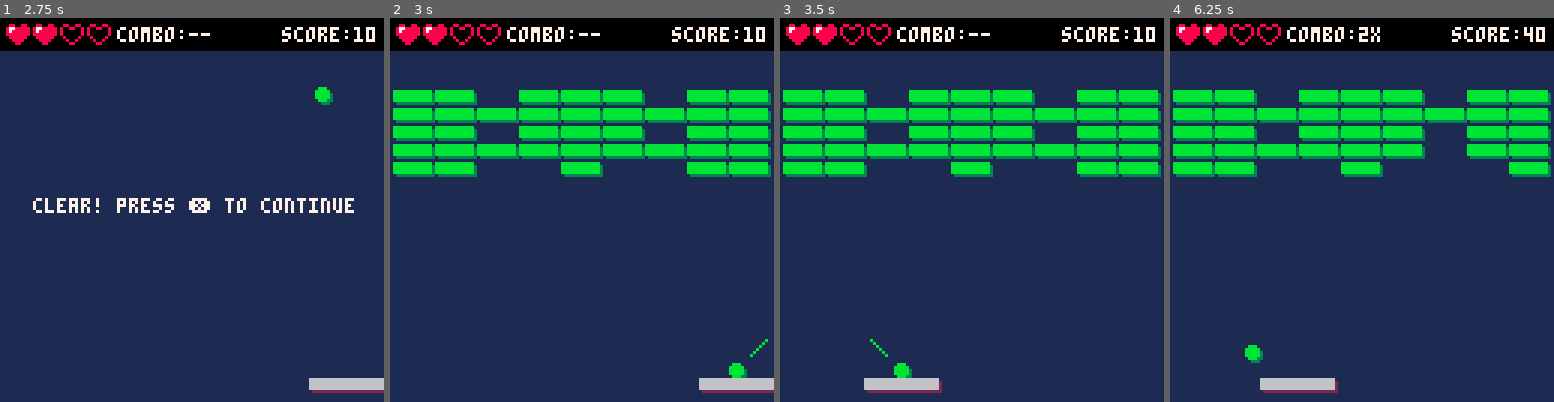
Above: before the commit, frames 1-4 (left to right).
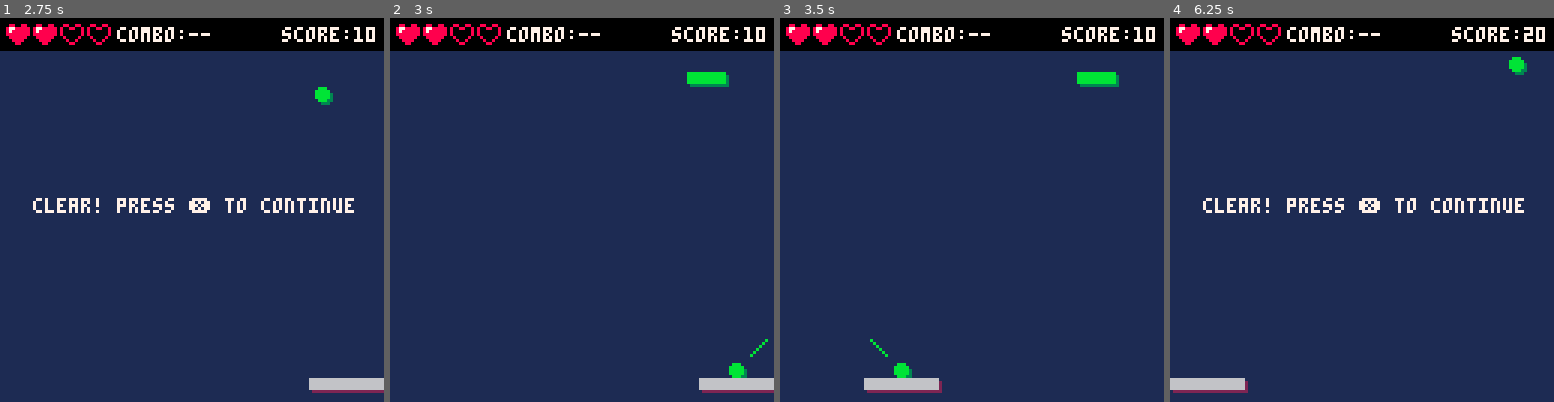
Above: after the commit, the same moments.

Repository: mattmuroya/pico-8
Game: PICO-8 cartridge carts/breakout/breakout.p8
Two runs of this game, one before a commit and one after it. Both use one fixed random seed, a clock stepped at 60 frames per second and the inputs below.
Inputs:
- Up to frame 1 (2.75 s): tap X (X key) at 0.33, 1.07, 1.85 s; hold Right 1.6-2.1 s; hold Right from 2.47 s (still down)
- Up to frame 2 (3 s): keep holding Right; tap X (X key) at 2.97 s
- Up to frame 3 (3.5 s): release Right at 3.03 s; hold Left from 3.08 s (still down)
- Up to frame 4 (6.25 s): release Left at 3.58 s; hold Right 4.02-4.68 s; tap X (X key) at 4.08, 5.2 s; hold Left 5.08-5.68 s; hold Right from 6.08 s (still down)

Frame 1 is identical in both runs. In frame 2, 16% of the frame differs, in the area x 0-100%, y 14-42%; in frame 3, 16%; in frame 4, 18%, in the area x 0-100%, y 2-98%.

Commit message:
Check win condition on clear

Diff:
--- a/carts/breakout/breakout.p8
+++ b/carts/breakout/breakout.p8
@@ -4,9 +4,8 @@
 -- main loop
 
 function _init()
-    cls(1)
     mode = "start"
-
+    -- btn_released = false
     levels = {
         -- level 1
         {
@@ -20,23 +19,25 @@
         },
         -- level 2
         {
-            {0,0,0,0,0,0,0,0,0},
-            {1,1,0,1,1,1,0,1,1},
-            {1,1,1,1,1,1,1,1,1},
-            {1,1,0,1,1,1,0,1,1},
-            {1,1,1,1,1,1,1,1,1},
-            {1,1,0,0,1,0,0,1,1},
+            -- {0,0,0,0,0,0,0,0,0},
+            -- {1,1,0,1,1,1,0,1,1},
+            -- {1,1,1,1,1,1,1,1,1},
+            -- {1,1,0,1,1,1,0,1,1},
+            -- {1,1,1,1,1,1,1,1,1},
+            -- {1,1,0,0,1,0,0,1,1},
+            {0,0,0,0,0,0,0,1,0}
         },
         -- level 3
         {
-            {0,1,0,0,0,0,0,1,0},
-            {0,0,1,0,0,0,1,0,0},
-            {0,0,1,1,1,1,1,0,0},
-            {0,1,1,0,1,0,1,1,0},
-            {1,1,1,1,1,1,1,1,1},
-            {1,0,1,1,1,1,1,0,1},
-            {1,0,1,0,0,0,1,0,1},
-            {0,0,0,1,0,1,0,0,0},
+            -- {0,1,0,0,0,0,0,1,0},
+            -- {0,0,1,0,0,0,1,0,0},
+            -- {0,0,1,1,1,1,1,0,0},
+            -- {0,1,1,0,1,0,1,1,0},
+            -- {1,1,1,1,1,1,1,1,1},
+            -- {1,0,1,1,1,1,1,0,1},
+            -- {1,0,1,0,0,0,1,0,1},
+            -- {0,0,0,1,0,1,0,0,0},
+            {0,0,0,0,0,0,0,1,0}
         }
     }
 end
@@ -44,15 +45,18 @@
 function _update60()
     if not btn(5) then btn_released = true end
     if mode == "start" then update_start() end
+    if mode == "clear" then update_clear() end
+    if mode == "win" then update_win() end
     if mode == "over" then update_over() end
-    if mode == "clear" then update_clear() end
     if mode == "game" then update_game() end
+    -- btn_released = false
 end
 
 function _draw()
     if mode == "start" then draw_start() end
+    if mode == "clear" then draw_clear() end
+    if mode == "win" then draw_win() end
     if mode == "over" then draw_over() end
-    if mode == "clear" then draw_clear() end
     if mode == "game" then draw_game() end
 end
 
@@ -62,7 +66,6 @@
 function init_game()
     mode = "game"
 
-    btn_released = false
     prev_collided = false
     prev_defl_x = false
 
@@ -90,22 +93,32 @@
 end
 
 function update_start()
-    if btn_released and btn(5) then init_game() end
+    cls(1)
+    if btn_released and btn(5) then
+        init_game()
+        btn_released = false
+    end
+end
+
+function update_clear()
+    if btn_released and btn(5) then
+        mode = "game"
+        btn_released = false
+        reset_ball()
+        build_level(level)
+    end
+end
+
+function update_win()
+    if btn_released and btn(5) then
+        mode = "start"
+        btn_released = false
+    end
 end
 
 function update_over()
-    ball.dy = 0
-    ball.dx = 0
-    if btn_released and btn(5) then init_game() end
-end
-
-function update_clear()
-    ball.dy = 0
-    ball.dx = 0
     if btn_released and btn(5) then
-        build_level(level)
-        reset_ball()
-        mode = "game"
+        mode = "start"
         btn_released = false
     end
 end
@@ -210,8 +223,8 @@
     end
 
     if cleared then
-        mode = "clear"
         level += 1
+        mode = level > #levels and "win" or "clear"
     end
 
     -- collide ball with paddle
@@ -350,15 +363,21 @@
     print(str, 63 - (#str / 2) * 4, 60, 7)
 end
 
-function draw_over()
-    draw_game()
-    local str = "game over! press ❎ to retry"
-    print(str, 63 - (#str / 2) * 4, 60, 7)
-end
-
 function draw_clear()
     draw_game()
     local str = "clear! press ❎ to continue"
+    print(str, 63 - (#str / 2) * 4, 60, 7)
+end
+
+function draw_win()
+    draw_game()
+    local str = "you win! play again? ❎"
+    print(str, 63 - (#str / 2) * 4, 60, 7)
+end
+
+function draw_over()
+    draw_game()
+    local str = "game over! try again? ❎"
     print(str, 63 - (#str / 2) * 4, 60, 7)
 end
 
